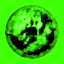
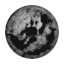
Comparing the layer stacks of the two w=64, h=64 images. Changes:
hid "Background Colour" over (x1=0, y1=0, x2=64, y2=64)
painted on "Frame" over (x1=6, y1=14, x2=55, y2=57)
